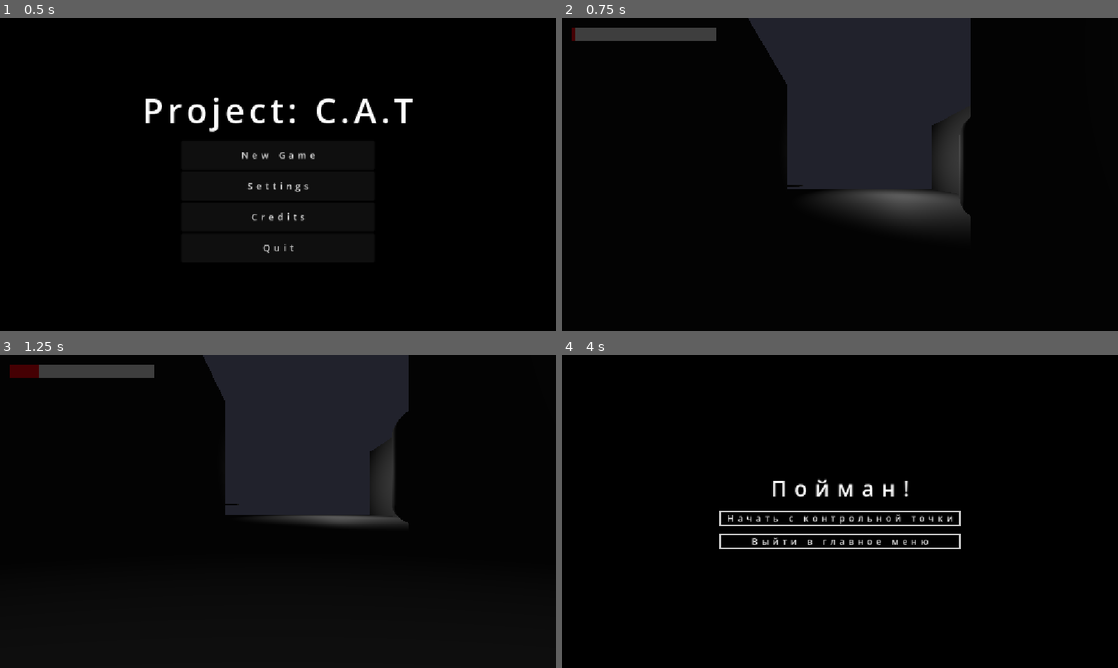
Above: before the commit, frames 1-4 (two rows, left to right).
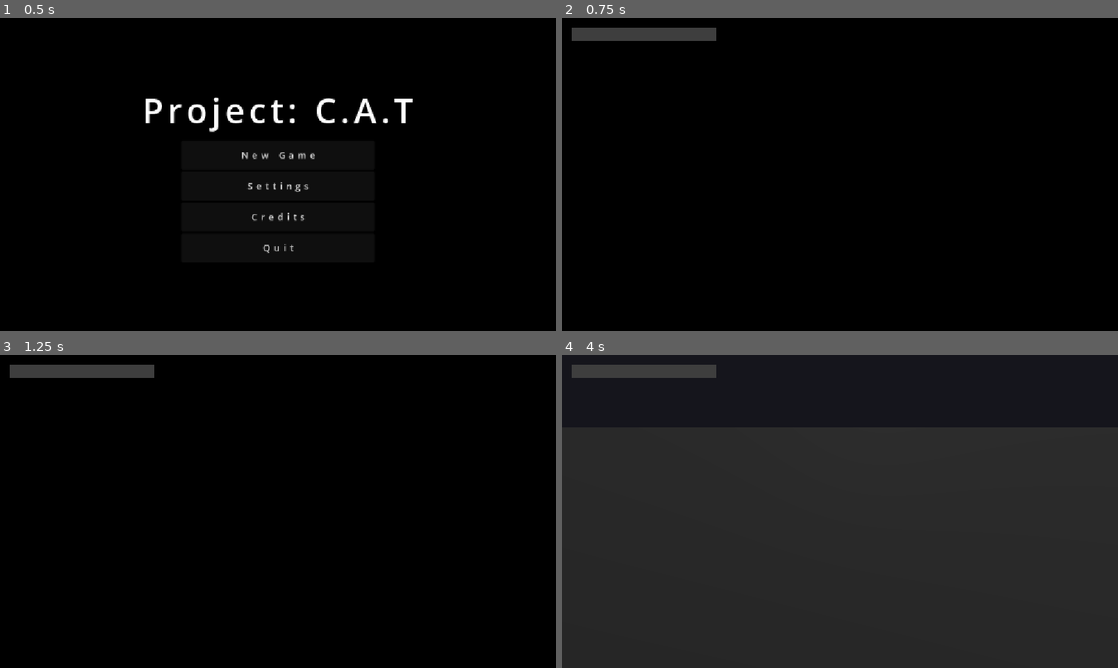
Above: after the commit, the same moments.

Repository: Gibib0/ProjectCAT
Game: Godot game, scene res://main_menu.tscn
Two runs of this game, one before a commit and one after it. Both use one fixed random seed, a clock stepped at 60 frames per second and the inputs below.
Inputs (mouse positions are in pixels of both pictures, inside the frame that each line leads up to):
- Up to frame 1 (0.5 s): no input
- Up to frame 2 (0.75 s): click "New Game" at 0.5 s
- Up to frame 3 (1.25 s): no input
- Up to frame 4 (4 s): move the mouse to (867, 511) at 1.27 s; hold C (freeze) 1.28-2.03 s; hold W (move_forward) from 1.28 s (still down); tap Space (jump) at 1.52, 1.55, 1.82, 2.1, 2.27, 2.57, 3.05, 3.77 s; move the mouse to (812, 511) at 2.02 s; tap C (freeze) at 2.3, 3.6 s; move the mouse to (851, 505) at 2.77 s; hold C (freeze) 2.78-3.53 s; move the mouse to (834, 517) at 3.52 s

Frame 1 is identical in both runs. In frame 2, 21% of the frame differs, in the area x 1-74%, y 0-67%; in frame 3, 17%; in frame 4, 100%, in the area x 0-100%, y 0-100%.

Commit message:
add cutscene, start noise sound

Diff:
--- a/Main.tscn
+++ b/Main.tscn
@@ -8,7 +8,8 @@
 [ext_resource type="PackedScene" uid="uid://i46ckrpxk5yo" path="res://HidingSpot.tscn" id="6_3dxm6"]
 [ext_resource type="PackedScene" uid="uid://y2gpaeqbyptk" path="res://Checkpoint.tscn" id="7_lgr22"]
 [ext_resource type="PackedScene" uid="uid://chpto3tqupjsg" path="res://CaughtScreen.tscn" id="8_03owx"]
-[ext_resource type="Script" uid="uid://r6pgripgqpb3" path="res://caught_screen.gd" id="9_wkp8b"]
+[ext_resource type="AudioStream" uid="uid://daujrxemik2dw" path="res://Assets/Sounds/glass_break.mp3" id="9_wkp8b"]
+[ext_resource type="Script" uid="uid://dohpeatsbbexp" path="res://intro.gd" id="10_20pc6"]
 
 [sub_resource type="Environment" id="Environment_glv2v"]
 background_mode = 1
@@ -50,6 +51,10 @@
 
 [sub_resource type="BoxShape3D" id="BoxShape3D_qebok"]
 
+[sub_resource type="BoxShape3D" id="BoxShape3D_r2huc"]
+
+[sub_resource type="BoxMesh" id="BoxMesh_qebok"]
+
 [sub_resource type="StyleBoxFlat" id="StyleBoxFlat_x2yq2"]
 bg_color = Color(0.24322435, 0.24322444, 0.2432243, 1)
 
@@ -70,117 +75,128 @@
 environment = SubResource("Environment_glv2v")
 
 [node name="Player" parent="." unique_id=1044951008 instance=ExtResource("1_glv2v")]
-transform = Transform3D(1, 0, 0, 0, 1, 0, 0, 0, 1, 0, 1, 0)
+transform = Transform3D(1, 0, 0, 0, 1, 0, 0, 0, 1, 2.301, 0.115, -8.189)
 
 [node name="NavigationRegion3D" type="NavigationRegion3D" parent="." unique_id=651510120]
 navigation_mesh = SubResource("NavigationMesh_gigr1")
 
-[node name="StaticBody3D3" type="StaticBody3D" parent="NavigationRegion3D" unique_id=1526614558]
-
-[node name="MeshInstance3D3" type="MeshInstance3D" parent="NavigationRegion3D/StaticBody3D3" unique_id=2102894290]
+[node name="Преграда" type="StaticBody3D" parent="NavigationRegion3D" unique_id=1526614558]
+
+[node name="MeshInstance3D3" type="MeshInstance3D" parent="NavigationRegion3D/Преграда" unique_id=2102894290]
 transform = Transform3D(4, 0, 0, 0, 4, 0, 0, 0, 4, -3.8003337, 2.0905051, -2.8820014)
 mesh = SubResource("BoxMesh_mf0ix")
 
-[node name="CollisionShape3D3" type="CollisionShape3D" parent="NavigationRegion3D/StaticBody3D3" unique_id=293992106]
+[node name="CollisionShape3D3" type="CollisionShape3D" parent="NavigationRegion3D/Преграда" unique_id=293992106]
 transform = Transform3D(4, 0, 0, 0, 4, 0, 0, 0, 4, -3.8003337, 2.0905051, -2.8820014)
 shape = SubResource("BoxShape3D_uu6xs")
 
-[node name="Floor" type="StaticBody3D" parent="NavigationRegion3D" unique_id=1544541280]
+[node name="Преграда1" type="StaticBody3D" parent="NavigationRegion3D" unique_id=1544541280]
 physics_material_override = SubResource("PhysicsMaterial_r0du0")
 
-[node name="MeshInstance3D" type="MeshInstance3D" parent="NavigationRegion3D/Floor" unique_id=610390949]
+[node name="MeshInstance3D" type="MeshInstance3D" parent="NavigationRegion3D/Преграда1" unique_id=610390949]
 transform = Transform3D(10, 0, 0, 0, 0.2, 0, 0, 0, 10, 2.5146484, 0, -1.0131836)
 mesh = SubResource("BoxMesh_glv2v")
 
-[node name="CollisionShape3D" type="CollisionShape3D" parent="NavigationRegion3D/Floor" unique_id=806631257]
+[node name="CollisionShape3D" type="CollisionShape3D" parent="NavigationRegion3D/Преграда1" unique_id=806631257]
 transform = Transform3D(10, 0, 0, 0, 0.2, 0, 0, 0, 10, 2.3730469, 0, -1.06781)
 shape = SubResource("BoxShape3D_bo3tl")
 
-[node name="StaticBody3D2" type="StaticBody3D" parent="NavigationRegion3D" unique_id=1663856992]
-
-[node name="CollisionShape3D2" type="CollisionShape3D" parent="NavigationRegion3D/StaticBody3D2" unique_id=793014424]
+[node name="Преграда2" type="StaticBody3D" parent="NavigationRegion3D" unique_id=1663856992]
+
+[node name="CollisionShape3D2" type="CollisionShape3D" parent="NavigationRegion3D/Преграда2" unique_id=793014424]
 transform = Transform3D(3.39, 0, 0, 0, 3.39, 0, 0, 0, 3.39, 3.2416682, 1.7147288, 0)
 shape = SubResource("BoxShape3D_glv2v")
 
-[node name="MeshInstance3D2" type="MeshInstance3D" parent="NavigationRegion3D/StaticBody3D2" unique_id=1836883348]
+[node name="MeshInstance3D2" type="MeshInstance3D" parent="NavigationRegion3D/Преграда2" unique_id=1836883348]
 transform = Transform3D(3.39, 0, 0, 0, 3.39, 0, 0, 0, 3.39, 3.2416682, 1.7147288, 0)
 mesh = SubResource("BoxMesh_bo3tl")
 
-[node name="StaticBody3D4" type="StaticBody3D" parent="NavigationRegion3D" unique_id=1979719160]
-
-[node name="MeshInstance3D" type="MeshInstance3D" parent="NavigationRegion3D/StaticBody3D4" unique_id=698621652]
+[node name="Преграда3" type="StaticBody3D" parent="NavigationRegion3D" unique_id=1979719160]
+
+[node name="MeshInstance3D" type="MeshInstance3D" parent="NavigationRegion3D/Преграда3" unique_id=698621652]
 transform = Transform3D(1.5, 0, 0, 0, 1.5, 0, 0, 0, 1.5, 0, 0.84163296, 3.6308072)
 mesh = SubResource("BoxMesh_x2yq2")
 
-[node name="CollisionShape3D" type="CollisionShape3D" parent="NavigationRegion3D/StaticBody3D4" unique_id=473337671]
+[node name="CollisionShape3D" type="CollisionShape3D" parent="NavigationRegion3D/Преграда3" unique_id=473337671]
 transform = Transform3D(1.5, 0, 0, 0, 1.5, 0, 0, 0, 1.5, 0, 0.84163296, 3.6308072)
 shape = SubResource("BoxShape3D_mf0ix")
 
-[node name="StaticBody3D5" type="StaticBody3D" parent="NavigationRegion3D" unique_id=1393580717]
-
-[node name="MeshInstance3D" type="MeshInstance3D" parent="NavigationRegion3D/StaticBody3D5" unique_id=382846550]
+[node name="Преграда4" type="StaticBody3D" parent="NavigationRegion3D" unique_id=1393580717]
+
+[node name="MeshInstance3D" type="MeshInstance3D" parent="NavigationRegion3D/Преграда4" unique_id=382846550]
 transform = Transform3D(1, 0, 0, 0, 1, 0, 0, 0, 1, -0.90278435, 0.30369186, 3.5115697)
 mesh = SubResource("BoxMesh_r2huc")
 
-[node name="CollisionShape3D" type="CollisionShape3D" parent="NavigationRegion3D/StaticBody3D5" unique_id=217879474]
+[node name="CollisionShape3D" type="CollisionShape3D" parent="NavigationRegion3D/Преграда4" unique_id=217879474]
 transform = Transform3D(1, 0, 0, 0, 1, 0, 0, 0, 1, -0.90278435, 0.30369186, 3.5115697)
 shape = SubResource("BoxShape3D_x2yq2")
 
-[node name="StaticBody3D6" type="StaticBody3D" parent="NavigationRegion3D" unique_id=696617973]
+[node name="Преграда5" type="StaticBody3D" parent="NavigationRegion3D" unique_id=696617973]
 transform = Transform3D(1, 0, 0, 0, 1, 0, 0, 0, 1, 10.86393, 0, 0)
 
-[node name="MeshInstance3D3" type="MeshInstance3D" parent="NavigationRegion3D/StaticBody3D6" unique_id=644668055]
+[node name="MeshInstance3D3" type="MeshInstance3D" parent="NavigationRegion3D/Преграда5" unique_id=644668055]
 transform = Transform3D(2.39, 0, 0, 0, 2.39, 0, 0, 0, 2.39, -3.187396, 1.2275977, 4.5958924)
 mesh = SubResource("BoxMesh_mf0ix")
 
-[node name="CollisionShape3D3" type="CollisionShape3D" parent="NavigationRegion3D/StaticBody3D6" unique_id=1424538109]
+[node name="CollisionShape3D3" type="CollisionShape3D" parent="NavigationRegion3D/Преграда5" unique_id=1424538109]
 transform = Transform3D(2.39, 0, 0, 0, 2.39, 0, 0, 0, 2.39, -3.187396, 1.2275977, 4.5958924)
 shape = SubResource("BoxShape3D_uu6xs")
 
-[node name="StaticBody3D7" type="StaticBody3D" parent="NavigationRegion3D" unique_id=495509532]
+[node name="Преграда6" type="StaticBody3D" parent="NavigationRegion3D" unique_id=495509532]
 transform = Transform3D(1, 0, 0, 0, 1, 0, 0, 0, 1, 11.5629425, 0, -4.1451855)
 
-[node name="MeshInstance3D3" type="MeshInstance3D" parent="NavigationRegion3D/StaticBody3D7" unique_id=515767990]
+[node name="MeshInstance3D3" type="MeshInstance3D" parent="NavigationRegion3D/Преграда6" unique_id=515767990]
 transform = Transform3D(4, 0, 0, 0, 4, 0, 0, 0, 4, -3.8003337, 2.0905051, -2.8820014)
 mesh = SubResource("BoxMesh_mf0ix")
 
-[node name="CollisionShape3D3" type="CollisionShape3D" parent="NavigationRegion3D/StaticBody3D7" unique_id=773249805]
+[node name="CollisionShape3D3" type="CollisionShape3D" parent="NavigationRegion3D/Преграда6" unique_id=773249805]
 transform = Transform3D(4, 0, 0, 0, 4, 0, 0, 0, 4, -3.8003337, 2.0905051, -2.8820014)
 shape = SubResource("BoxShape3D_uu6xs")
 
-[node name="StaticBody3D8" type="StaticBody3D" parent="NavigationRegion3D" unique_id=75764550]
+[node name="Преграда7" type="StaticBody3D" parent="NavigationRegion3D" unique_id=75764550]
 transform = Transform3D(1, 0, 0, 0, 1, 0, 0, 0, 1, 8.074229, 0, -0.89736176)
 
-[node name="MeshInstance3D" type="MeshInstance3D" parent="NavigationRegion3D/StaticBody3D8" unique_id=2003272552]
+[node name="MeshInstance3D" type="MeshInstance3D" parent="NavigationRegion3D/Преграда7" unique_id=2003272552]
 transform = Transform3D(1.5, 0, 0, 0, 1.5, 0, 0, 0, 1.5, 0, 0.84163296, 3.6308072)
 mesh = SubResource("BoxMesh_x2yq2")
 
-[node name="CollisionShape3D" type="CollisionShape3D" parent="NavigationRegion3D/StaticBody3D8" unique_id=1309239383]
+[node name="CollisionShape3D" type="CollisionShape3D" parent="NavigationRegion3D/Преграда7" unique_id=1309239383]
 transform = Transform3D(1.5, 0, 0, 0, 1.5, 0, 0, 0, 1.5, 0, 0.84163296, 3.6308072)
 shape = SubResource("BoxShape3D_mf0ix")
 
-[node name="StaticBody3D9" type="StaticBody3D" parent="NavigationRegion3D" unique_id=1415518906]
+[node name="Преграда8" type="StaticBody3D" parent="NavigationRegion3D" unique_id=1415518906]
 transform = Transform3D(0.675, 0, 0, 0, 0.675, 0, 0, 0, 0.675, 8.074229, 0, -0.9673897)
 
-[node name="MeshInstance3D" type="MeshInstance3D" parent="NavigationRegion3D/StaticBody3D9" unique_id=2090165001]
+[node name="MeshInstance3D" type="MeshInstance3D" parent="NavigationRegion3D/Преграда8" unique_id=2090165001]
 transform = Transform3D(1.5, 0, 0, 0, 1.5, 0, 0, 0, 1.5, 0, 0.84163296, 3.6308072)
 mesh = SubResource("BoxMesh_x2yq2")
 
-[node name="CollisionShape3D" type="CollisionShape3D" parent="NavigationRegion3D/StaticBody3D9" unique_id=2040795232]
+[node name="CollisionShape3D" type="CollisionShape3D" parent="NavigationRegion3D/Преграда8" unique_id=2040795232]
 transform = Transform3D(1.5, 0, 0, 0, 1.5, 0, 0, 0, 1.5, 0, 0.84163296, 3.6308072)
 shape = SubResource("BoxShape3D_mf0ix")
 
-[node name="StaticBody3D" type="StaticBody3D" parent="NavigationRegion3D" unique_id=1840908445]
+[node name="Укрытие" type="StaticBody3D" parent="NavigationRegion3D" unique_id=1840908445]
 transform = Transform3D(2, 0, 0, 0, 0.1, 0, 0, 0, 1, -3.4565194, 0.55, -5.338423)
 
-[node name="MeshInstance3D" type="MeshInstance3D" parent="NavigationRegion3D/StaticBody3D" unique_id=898784970]
+[node name="MeshInstance3D" type="MeshInstance3D" parent="NavigationRegion3D/Укрытие" unique_id=898784970]
 transform = Transform3D(2, 0, 0, 0, 0.1, 0, 0, 0, 1, 0, 0.55, 0)
 mesh = SubResource("BoxMesh_c1xqq")
 
-[node name="CollisionShape3D" type="CollisionShape3D" parent="NavigationRegion3D/StaticBody3D" unique_id=2132317438]
+[node name="CollisionShape3D" type="CollisionShape3D" parent="NavigationRegion3D/Укрытие" unique_id=2132317438]
 transform = Transform3D(2, 0, 0, 0, 0.1, 0, 0, 0, 1, -3.4565194, 0.55, -5.338423)
 shape = SubResource("BoxShape3D_qebok")
 
+[node name="Диван" type="StaticBody3D" parent="NavigationRegion3D" unique_id=54899387]
+transform = Transform3D(1, 0, 0, 0, 1, 0, 0, 0, 1, 3.0334768, 0.12049198, -8.528973)
+
+[node name="CollisionShape3D" type="CollisionShape3D" parent="NavigationRegion3D/Диван" unique_id=2105560581]
+transform = Transform3D(2.885, 0, 0, 0, 0.35, 0, 0, 0, 1, -0.876, 0.115, 0)
+shape = SubResource("BoxShape3D_r2huc")
+
+[node name="MeshInstance3D" type="MeshInstance3D" parent="NavigationRegion3D/Диван" unique_id=19956749]
+transform = Transform3D(2.885, 0, 0, 0, 0.35, 0, 0, 0, 1, -0.876, 0.115, 0)
+mesh = SubResource("BoxMesh_qebok")
+
 [node name="PatrolPoints" type="Node3D" parent="." unique_id=32574732]
 
 [node name="Marker3D" type="Marker3D" parent="PatrolPoints" unique_id=1387413511]
@@ -196,7 +212,7 @@
 transform = Transform3D(1, 0, 0, 0, 1, 0, 0, 0, 1, 7.2852774, 0, -0.15994287)
 
 [node name="Monster" parent="." unique_id=214674686 node_paths=PackedStringArray("patrol_root") instance=ExtResource("2_r0du0")]
-transform = Transform3D(1, 0, 0, 0, 1, 0, 0, 0, 1, 2.7568512, 0, -2.940807)
+transform = Transform3D(1, 0, 0, 0, 1, 0, 0, 0, 1, 9.298651, 0, 5.7682924)
 script = ExtResource("3_cm0pq")
 patrol_root = NodePath("../PatrolPoints")
 chase_speed = 0.5
@@ -207,6 +223,15 @@
 
 [node name="HUD" type="CanvasLayer" parent="." unique_id=1818951579]
 script = ExtResource("4_fos0i")
+
+[node name="Fade" type="ColorRect" parent="HUD" unique_id=1090315444]
+anchors_preset = 15
+anchor_right = 1.0
+anchor_bottom = 1.0
+grow_horizontal = 2
+grow_vertical = 2
+mouse_filter = 2
+color = Color(0, 0, 0, 1)
 
 [node name="ProgressBar" type="ProgressBar" parent="HUD" unique_id=1912859720]
 offset_left = 20.0
@@ -239,4 +264,15 @@
 transform = Transform3D(1, 0, 0, 0, 1, 0, 0, 0, 1, -3.3064728, 0, 2.10743)
 
 [node name="CaughtScreen" parent="." unique_id=104296623 instance=ExtResource("8_03owx")]
-script = ExtResource("9_wkp8b")
+
+[node name="NoiseSource" type="Marker3D" parent="." unique_id=1223463352]
+transform = Transform3D(1, 0, 0, 0, 1, 0, 0, 0, 1, 6.313, 1, 6.46)
+
+[node name="NoiseSound" type="AudioStreamPlayer3D" parent="NoiseSource" unique_id=1620377496]
+stream = ExtResource("9_wkp8b")
+
+[node name="Intro" type="Node" parent="." unique_id=1108519659 node_paths=PackedStringArray("fade_rect", "noise_source", "noise_sound")]
+script = ExtResource("10_20pc6")
+fade_rect = NodePath("../HUD/Fade")
+noise_source = NodePath("../NoiseSource")
+noise_sound = NodePath("../NoiseSource/NoiseSound")
--- /dev/null
+++ b/intro.gd
@@ -0,0 +1,66 @@
+extends Node
+
+@export var enabled := true                       # галочка для тестов: можно выключить вступление
+@export var fade_rect: ColorRect                  # узел Fade из HUD
+@export var noise_source: Marker3D                # откуда придёт шум
+@export var noise_sound: AudioStreamPlayer3D      # сам звук
+@export var dark_pause := 1.5                     # секунды в полной темноте
+@export var fade_time := 3.0                      # сколько «открываются глаза»
+@export var quiet_time := 2.0                     # тишина перед шумом
+
+
+func _ready() -> void:
+	await get_tree().process_frame               # ждём, пока игрок точно появится
+	var player := get_tree().get_first_node_in_group("player")
+
+	# Если перезапуск с контрольной точки или вступление выключено: пропускаем
+	if GameState.has_checkpoint or not enabled:
+		fade_rect.color.a = 0.0
+		return
+
+	await _play_intro(player)
+
+
+func _play_intro(player: Node) -> void:
+	var stress := player.get_node("Stress")
+	player.controls_enabled = false
+	stress.base = 0.0           # сбрасываем накопленное
+	stress.paused = true        # и не даём расти
+	_set_monsters_active(false)           # ← НОВОЕ: монстры замирают
+	fade_rect.color.a = 1.0
+
+	# Только проснулись: голова чуть опущена
+	var head: Node3D = player.get_node("Head")
+	head.rotation.x = deg_to_rad(-25)
+
+	await get_tree().create_timer(dark_pause).timeout
+
+	# «Открываем глаза»: экран светлеет, голова поднимается
+	var wake := create_tween().set_parallel(true)
+	wake.tween_property(fade_rect, "color:a", 0.0, fade_time)
+	wake.tween_property(head, "rotation:x", 0.0, fade_time) \
+		.set_trans(Tween.TRANS_SINE).set_ease(Tween.EASE_OUT)
+	await wake.finished
+
+	await get_tree().create_timer(quiet_time).timeout
+
+	# Шум из другой комнаты
+	noise_sound.play()
+	player.get_node("Stress").add_spike(25.0, 4.0)
+
+	# Кот сам поворачивается в сторону шума
+	var to_noise: Vector3 = noise_source.global_position - player.global_position
+	var target_yaw := atan2(-to_noise.x, -to_noise.z)
+	var turn_to: float = player.rotation.y + angle_difference(player.rotation.y, target_yaw)
+	var turn := create_tween()
+	turn.tween_property(player, "rotation:y", turn_to, 1.2) \
+		.set_trans(Tween.TRANS_SINE).set_ease(Tween.EASE_IN_OUT)
+	await turn.finished
+
+	player.controls_enabled = true
+	stress.paused = false
+	_set_monsters_active(true)        # ← НОВОЕ: монстры оживают вместе с игроком
+
+func _set_monsters_active(active: bool) -> void:
+	for monster in get_tree().get_nodes_in_group("monster"):
+		monster.set_active(active)
--- a/monster.gd
+++ b/monster.gd
@@ -13,6 +13,7 @@
 @export var gravity := 14.0
 @export var freeze_vision_factor := 0.3    # во сколько раз падает дальность зрения для замершего кота
 
+
 var state: State = State.PATROL
 var player: CharacterBody3D
 var patrol_points: Array[Vector3] = []
@@ -20,6 +21,7 @@
 var wait_timer := 0.0
 var time_since_seen := 0.0
 var investigate_target := Vector3.ZERO
+var active := true    # false на время катсцен: монстр стоит на месте
 
 @onready var nav_agent: NavigationAgent3D = $NavigationAgent3D
 @onready var eyes: Marker3D = $Eyes
@@ -43,6 +45,11 @@
 func _physics_process(delta: float) -> void:
 	if not is_on_floor():
 		velocity.y -= gravity * delta
+
+	if not active:           # ← НОВОЕ: на время катсцены просто стоим
+		_stop()
+		move_and_slide()     # чтобы гравитация продолжала работать
+		return
 
 	var sees_player := _can_see_player()
 
@@ -134,7 +141,7 @@
 
 
 func _on_noise_made(pos: Vector3, loudness: float) -> void:
-	if state == State.CHASE:
+	if not active or state == State.CHASE:
 		return
 	# Чем громче шум, тем дальше он слышен
 	if global_position.distance_to(pos) <= hearing_range * loudness:
@@ -175,3 +182,11 @@
 	print("ПОЙМАН!")
 	set_physics_process(false)
 	get_tree().get_first_node_in_group("caught_screen").show_screen()
+
+func set_active(value: bool) -> void:
+	active = value
+	if not value:
+		_stop()
+	else:
+		_set_state(State.PATROL)    # начинаем с чистого листа, без «погони» из прошлого
+	print("Монстр активен: ", value)
--- a/player.gd
+++ b/player.gd
@@ -5,6 +5,7 @@
 signal noise_made(position: Vector3, loudness: float)
 
 var is_hidden := false
+var controls_enabled := true
 var is_frozen := false
 
 @export var speed := 1.5
@@ -25,6 +26,8 @@
 
 
 func _unhandled_input(event: InputEvent) -> void:
+	if not controls_enabled:
+		return
 	if event is InputEventMouseMotion:
 		rotate_y(-event.relative.x * mouse_sensitivity)
 		head.rotate_x(-event.relative.y * mouse_sensitivity)
@@ -35,17 +38,16 @@
 	var was_on_floor := is_on_floor()
 
 	# Замереть можно, только стоя на земле и пока не наступила паника
-	is_frozen = Input.is_action_pressed("freeze") and is_on_floor() and stress.value < 100.0
-
+	is_frozen = controls_enabled and Input.is_action_pressed("freeze") and is_on_floor() and stress.value < 100.0
 	if not is_on_floor():
 		velocity.y -= gravity * delta
 
-	if Input.is_action_just_pressed("jump") and is_on_floor() and not is_frozen:
+	if controls_enabled and Input.is_action_just_pressed("jump") and is_on_floor() and not is_frozen:
 		velocity.y = jump_velocity
 
 	# Замерший кот не двигается: ввод считаем нулевым
 	var input_dir := Vector2.ZERO
-	if not is_frozen:
+	if controls_enabled and not is_frozen:
 		input_dir = Input.get_vector("move_left", "move_right", "move_forward", "move_back")
 
 	var direction := (transform.basis * Vector3(input_dir.x, 0, input_dir.y)).normalized()
--- a/stress.gd
+++ b/stress.gd
@@ -16,6 +16,7 @@
 var stage := 0
 var spikes: Array[Dictionary] = []   # активные скачки от шума
 var _panic_fired := false
+var paused := false    # true на время катсцен: базовый стресс не меняется
 
 @onready var player: CharacterBody3D = get_parent()
 
@@ -25,7 +26,8 @@
 
 
 func _process(delta: float) -> void:
-	_update_base(delta)
+	if not paused:
+		_update_base(delta)
 	value = clampf(base + _update_spikes(delta), 0.0, 100.0)
 	value_changed.emit(value)
 	_check_stage()
Not shown, added: Assets/Sounds/glass_break.mp3.import
Not shown, added: intro.gd.uid
Not shown, added: Assets/Sounds/glass_break.mp3
